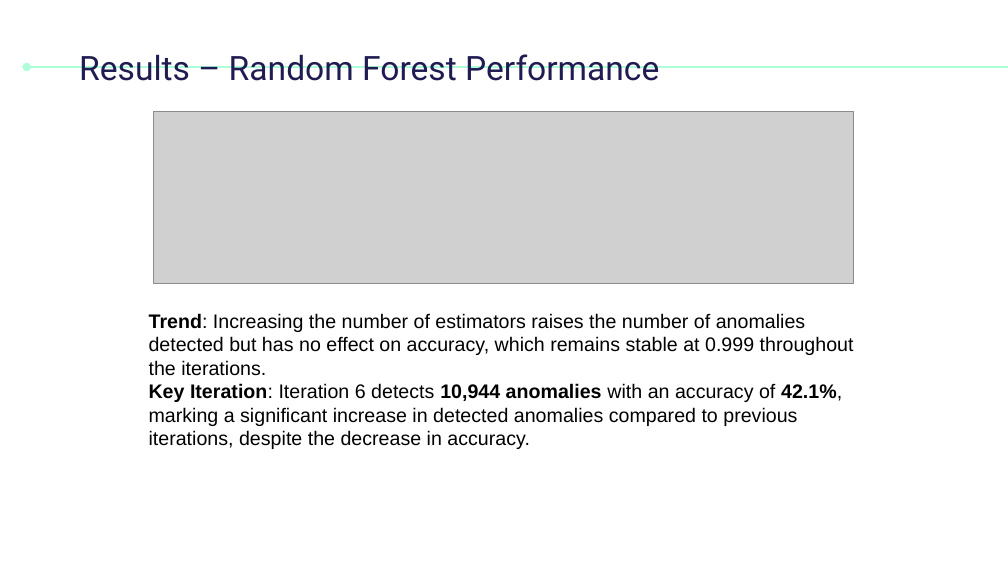
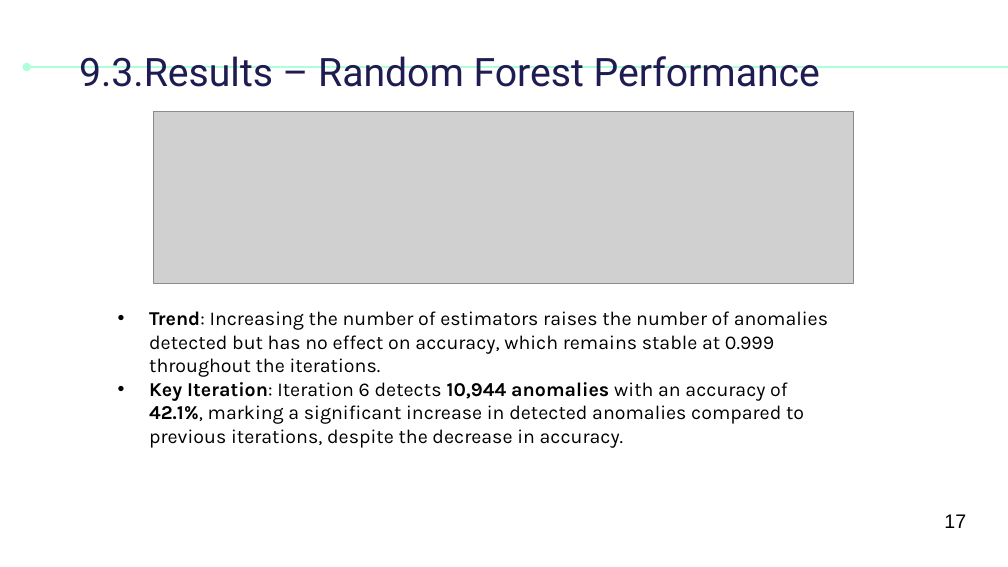
Before and after one commit to MehemmedTagizade/CyberLab1_, a slide deck: slide 17 of Mahammad_Taghizade_CSLAB_I.pptx. Drawn at 1008x567 pixels with LibreOffice and Linux fonts; fonts in the diff are those of the drawing; grey boxes stand for pictures. Boxes give left, top, right and bottom in pixels: in the first picture for what was removed or moved away, otherwise in the second. Text is boxed around its words. In the diff, an @@ line names an element or a change of style, - is before the commit and + after.

```diff
--- a/Mahammad_Taghizade_CSLAB_I.pptx
+++ b/Mahammad_Taghizade_CSLAB_I.pptx
@@ title at (79, 56, 820, 87): text changed; size 24 to 28 pt @@
-Results – Random Forest Performance
+9.3.Results – Random Forest Performance
@@ text "Trend: Increasing the number of ..." at (149, 311, 828, 448): font Arial to Karla; bullet none to • @@
@@ text added at (944, 514, 966, 528), 14 pt, text #000000 @@
+17
```
Also in this commit, not shown: 20 other slides changed, 1 other file.
